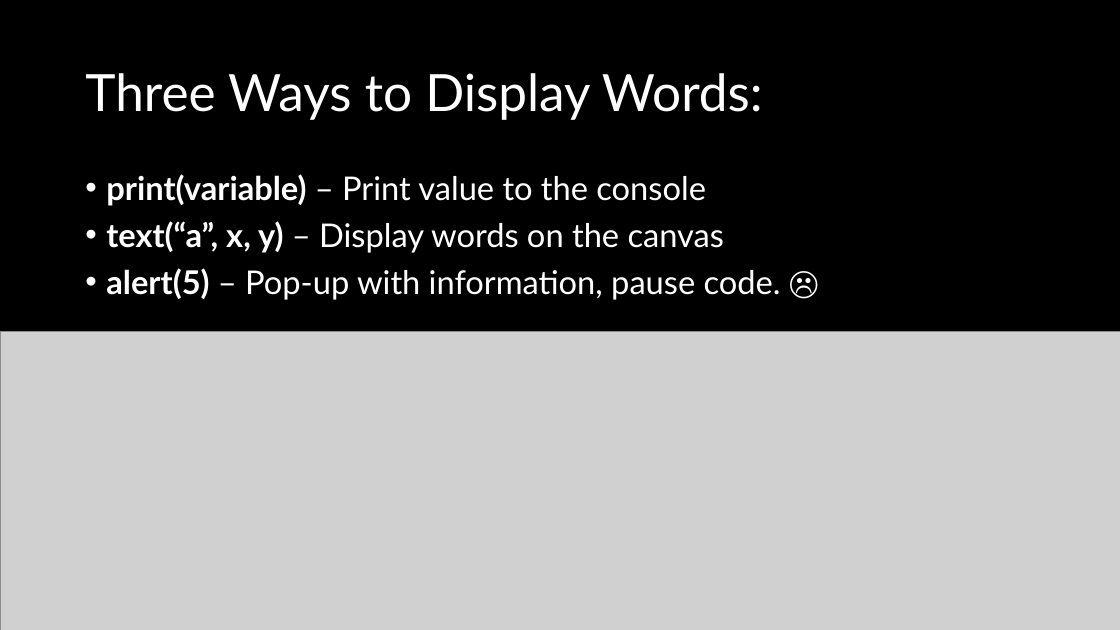
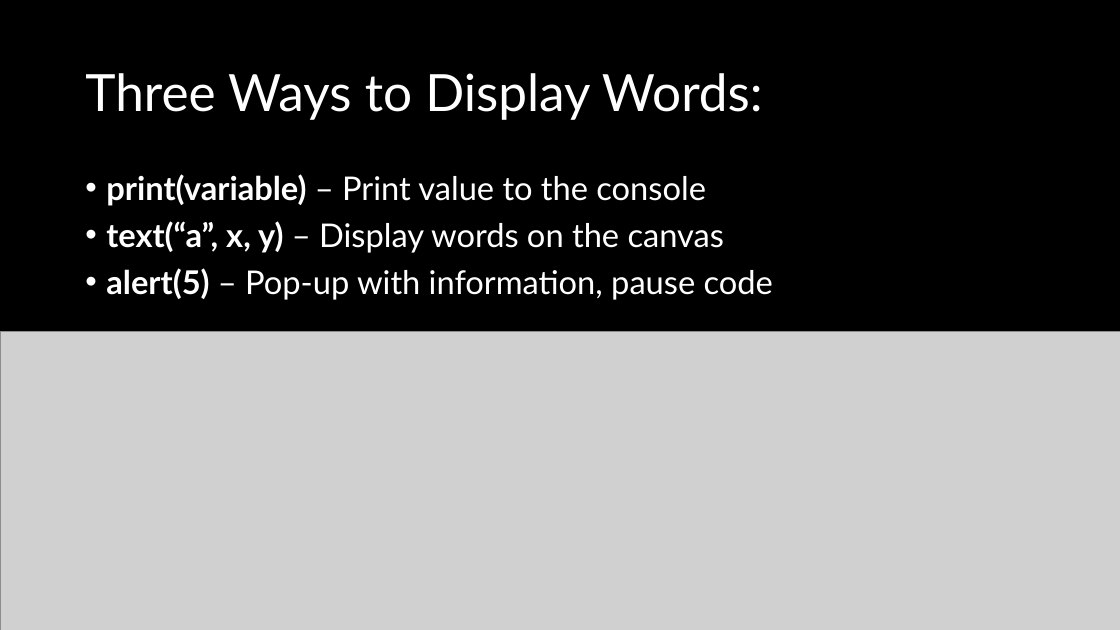
Before and after one commit to crhallberg/IMM120, a slide deck: slide 13 of Presentations/01 Conditionals - Variables - 29 Jan.pptx. Drawn at 1120x630 pixels with LibreOffice and Linux fonts; fonts in the diff are those of the drawing; grey boxes stand for pictures. Boxes give left, top, right and bottom in pixels: in the first picture for what was removed or moved away, otherwise in the second. Text is boxed around its words. In the diff, an @@ line names an element or a change of style, - is before the commit and + after.

```diff
--- a/Presentations/01 Conditionals - Variables - 29 Jan.pptx
+++ b/Presentations/01 Conditionals - Variables - 29 Jan.pptx
@@ text at bbox=[106, 268, 773, 300]: text changed @@
-• alert(5) – Pop-up with information, pause code. ☹
+• alert(5) – Pop-up with information, pause code
```
Also in this commit, not shown: 8 other files.
